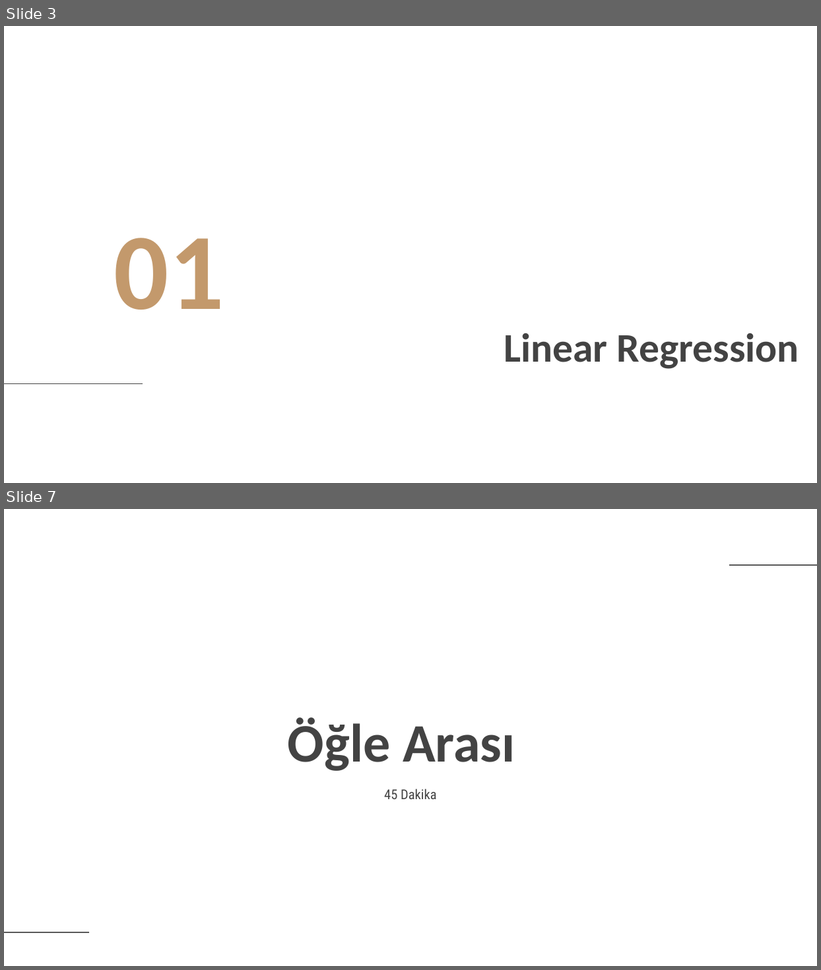
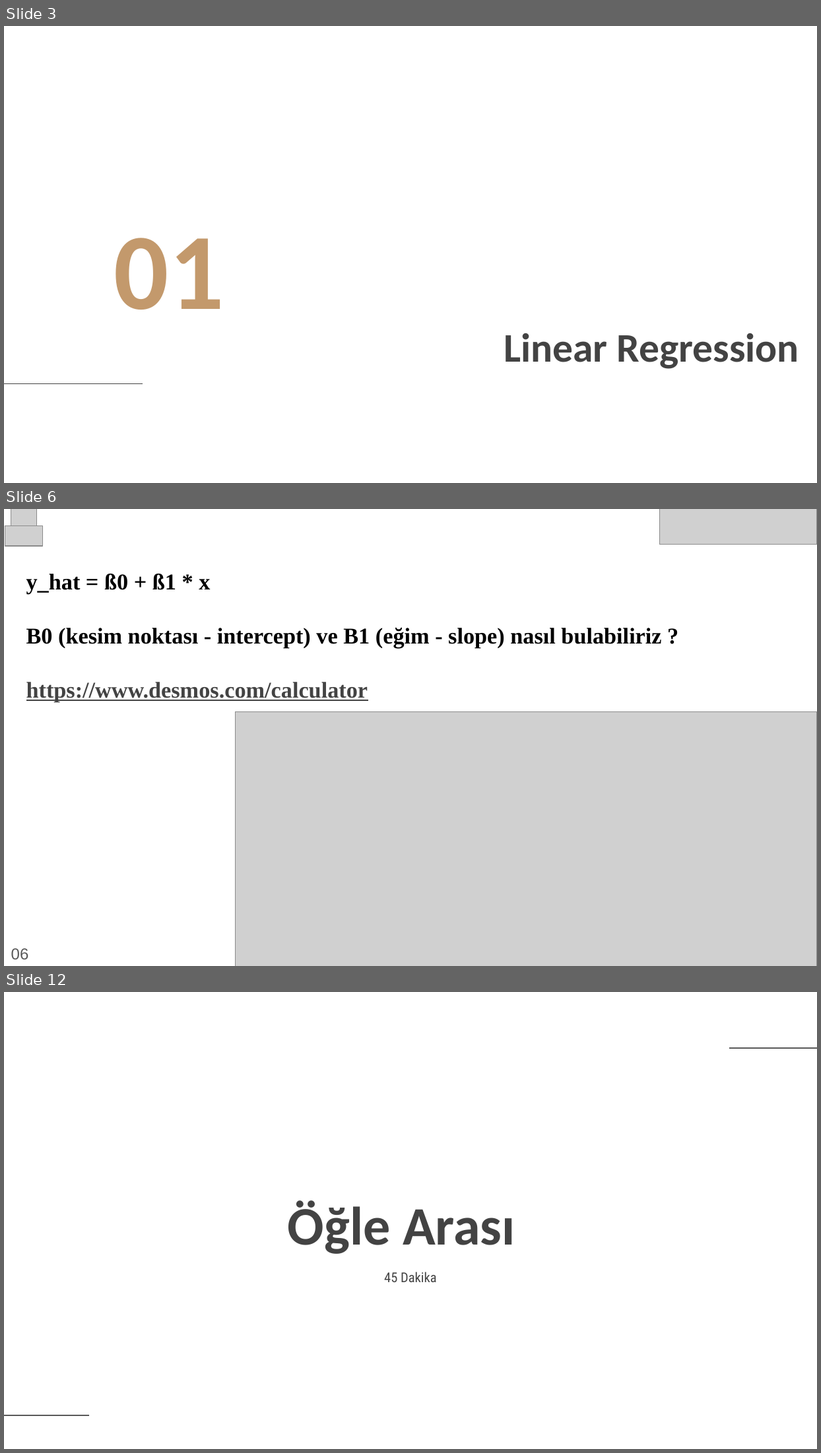
Before and after one commit to glosaCarbon/kodluyoruz_carbon_veri_bilimi_bootcamp, a slide deck: week3/Kodluyoruz_Carbon_Bootcamp_Week03.pptx. Shown one above the other, each under a label of ours: slides 3 and 7 before the commit, slides 3, 6 and 12 after it; the slides between them are not shown. The pictures are 821x970 and 821x1453 pixels, drawn with LibreOffice and Linux fonts; fonts in the diff are those of the drawing; grey boxes stand for pictures; background and template pictures are left out. Boxes give left, top, right and bottom in pixels: in the first picture for what was removed or moved away, otherwise in the second. Text is boxed around its words. In the diff, an @@ line names an element or a change of style, - is before the commit and + after.

```diff
--- a/week3/Kodluyoruz_Carbon_Bootcamp_Week03.pptx
+++ b/week3/Kodluyoruz_Carbon_Bootcamp_Week03.pptx
@@ slide 6 added at <box>4,509,817,966</box>, background picture (left out) @@
@@ picture added at <box>5,526,42,547</box> @@
@@ picture added at <box>11,509,38,534</box> @@
@@ picture added at <box>660,509,817,545</box> @@
@@ subtitle added at <box>26,574,661,702</box>, 20 pt, text #000000, bold @@
+y_hat = ß0 + ß1 * x
+B0 (kesim noktası - intercept) ve B1 (eğim - slope) nasıl bulabiliriz ?
+https://www.desmos.com/calculator
@@ picture added at <box>236,712,817,966</box> @@
@@ text added at <box>11,949,29,960</box>, 14 pt, text #595959 @@
+06
@@ what was slide 7 is now slide 12 @@
```
Also in this commit, not shown: 1 slide changed, 11 other slides added, 2 slides removed.
